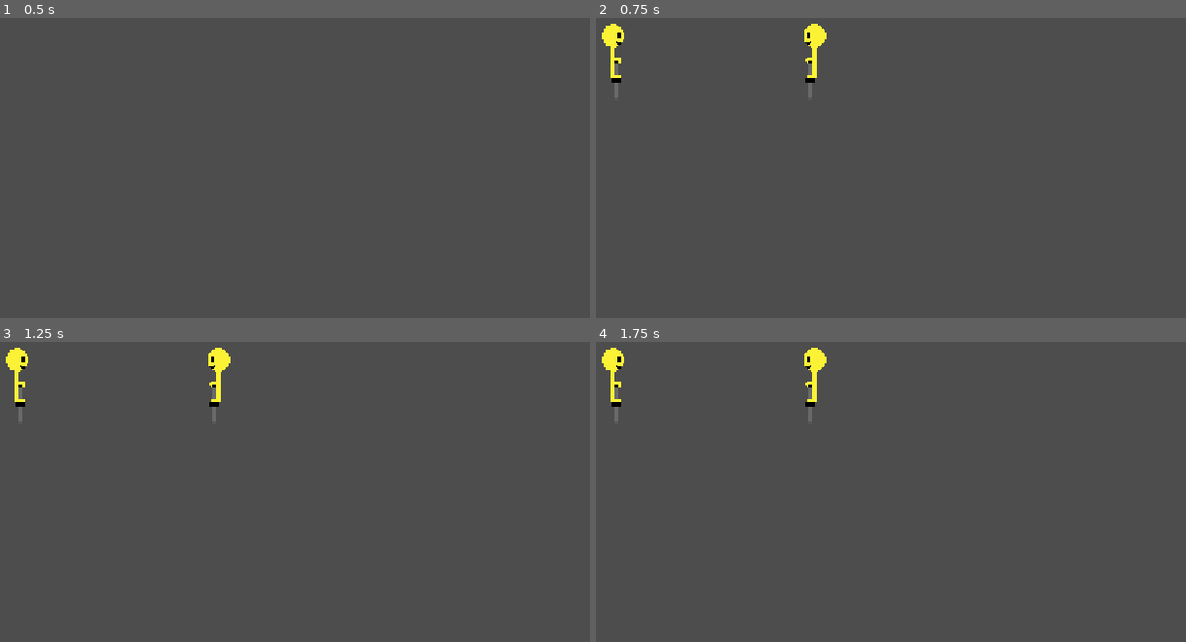
Above: before the commit, frames 1-4 (two rows, left to right).
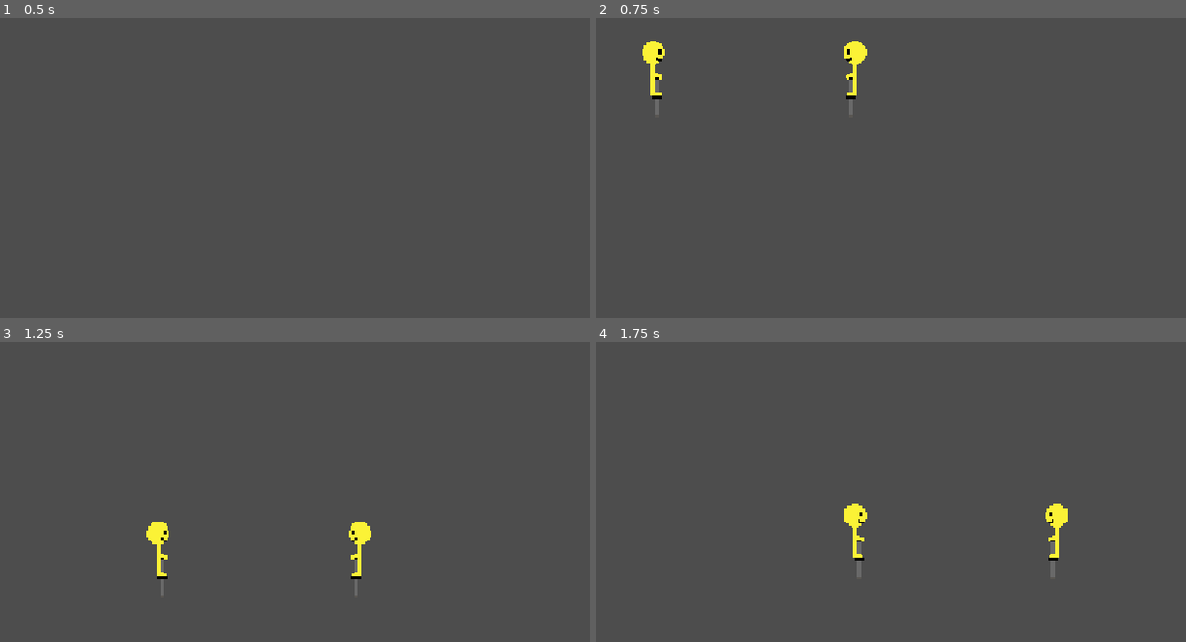
Above: after the commit, the same moments.

Repository: SalC124/pogo
Game: Godot game, scene res://scenes/core/main.tscn
Same seed, same stepped clock (60 frames per second), same inputs: the game is played once before the commit and once after it.
Inputs:
- Up to frame 1 (0.5 s): no input
- Up to frame 2 (0.75 s): tap Enter (ui_accept) at 0.5 s; hold Right (ui_right) from 0.53 s (still down); hold Enter (ui_accept) from 0.53 s (still down)
- Up to frame 3 (1.25 s): keep holding Right (ui_right); keep holding Enter (ui_accept)
- Up to frame 4 (1.75 s): keep holding Right (ui_right); release Enter (ui_accept) at 1.28 s; tap Enter (ui_accept) at 1.35, 1.52 s

Frame 1 is identical in both runs. In frame 2, 1.7% of the frame differs, in the area x 0-46%, y 1-33%; in frame 3, 1.6%; in frame 4, 1.7%, in the area x 0-80%, y 1-79%.

Commit message:
boing city

Diff:
--- a/scenes/core/main.tscn
+++ b/scenes/core/main.tscn
@@ -1174,6 +1174,8 @@
 [node name="TileMapLayer" type="TileMapLayer" parent="Match/Arena" unique_id=227156695]
 tile_set = SubResource("TileSet_j06ej")
 
-[node name="CollisionShape2D" type="CollisionShape2D" parent="Match/Arena" unique_id=1800425552]
-position = Vector2(535, 560)
+[node name="StaticBody2D" type="StaticBody2D" parent="Match/Arena" unique_id=2125726899]
+position = Vector2(565, 559)
+
+[node name="CollisionShape2D" type="CollisionShape2D" parent="Match/Arena/StaticBody2D" unique_id=1800425552]
 shape = SubResource("WorldBoundaryShape2D_gwosq")
--- a/scenes/core/player.tscn
+++ b/scenes/core/player.tscn
@@ -2,6 +2,7 @@
 
 [ext_resource type="Texture2D" uid="uid://bkkwmafd20530" path="res://assets/Verity.png" id="1_kr2ts"]
 [ext_resource type="Script" uid="uid://chnymacvtn3bd" path="res://scripts/player.gd" id="1_q88xf"]
+[ext_resource type="Script" uid="uid://mr881m4std3" path="res://scripts/guy.gd" id="2_665sb"]
 [ext_resource type="Texture2D" uid="uid://dwdb0b6u4ymr2" path="res://assets/Stick.png" id="2_q88xf"]
 
 [sub_resource type="CapsuleShape2D" id="CapsuleShape2D_gwosq"]
@@ -15,6 +16,7 @@
 script = ExtResource("1_q88xf")
 
 [node name="Guy" type="CharacterBody2D" parent="." unique_id=55904794]
+script = ExtResource("2_665sb")
 
 [node name="Body" type="Sprite2D" parent="Guy" unique_id=1433233673]
 texture_filter = 1
--- /dev/null
+++ b/scripts/guy.gd
@@ -0,0 +1,25 @@
+extends CharacterBody2D
+
+
+const SPEED = 300.0
+const JUMP_VELOCITY = -400.0
+
+
+func _physics_process(delta: float) -> void:
+	# Add the gravity.
+	if not is_on_floor():
+		velocity += get_gravity() * delta
+
+	# Handle jump.
+	if Input.is_action_just_pressed("ui_accept") and is_on_floor():
+		velocity.y = JUMP_VELOCITY
+
+	# Get the input direction and handle the movement/deceleration.
+	# As good practice, you should replace UI actions with custom gameplay actions.
+	var direction := Input.get_axis("ui_left", "ui_right")
+	if direction:
+		velocity.x = direction * SPEED
+	else:
+		velocity.x = move_toward(velocity.x, 0, SPEED)
+
+	move_and_slide()
--- a/scripts/player.gd
+++ b/scripts/player.gd
@@ -2,6 +2,7 @@
 
 @export var player_id: int = 1
 @export var facing_left: bool = true
+const gravity = -9.8
 
 const SCALE = 1.5
 
Not shown, added: scripts/guy.gd.uid
